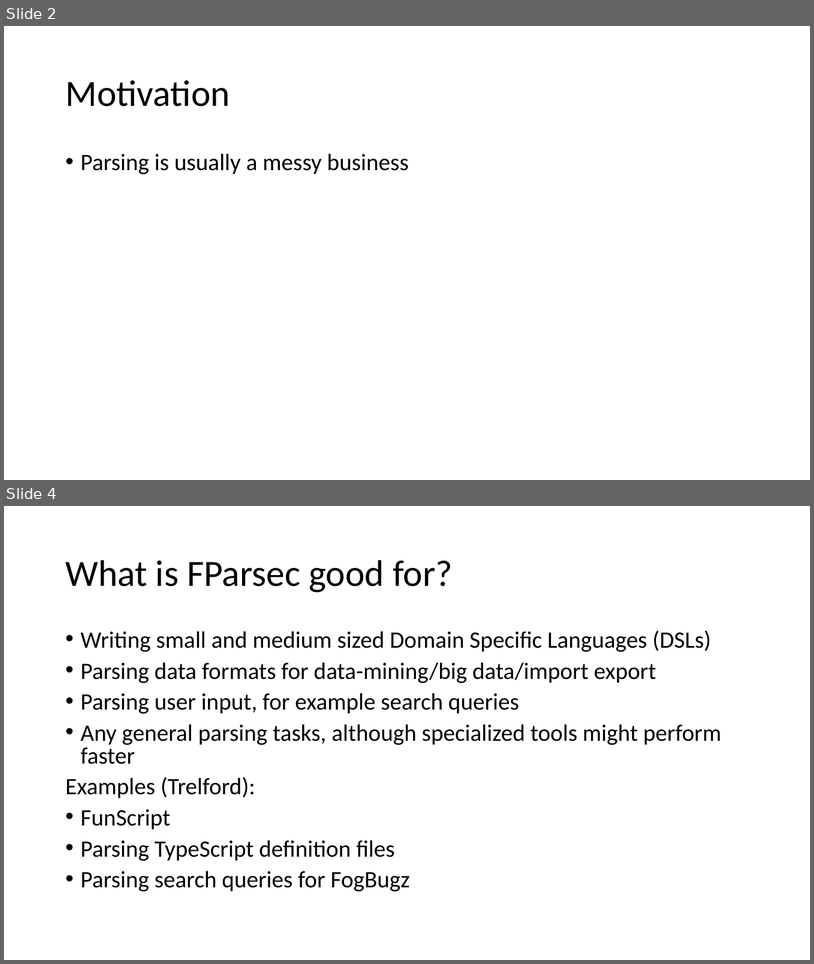
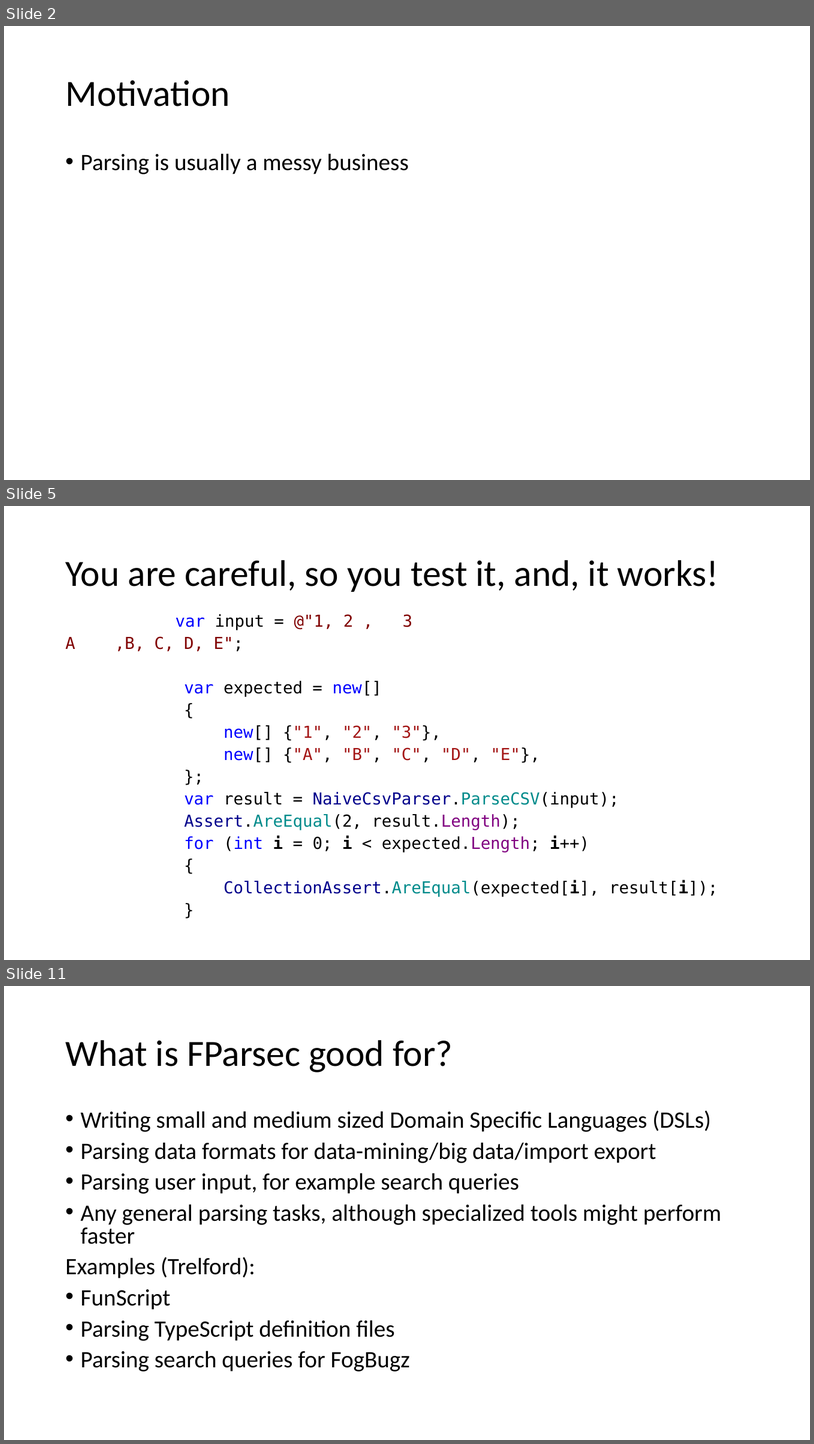
Before and after one commit to atiboros/PracticalFParsec, a slide deck: Slides/Practical FParsec V2.pptx. Shown one above the other, each under a label of ours: slides 2 and 4 before the commit, slides 2, 5 and 11 after it; the slides between them are not shown. The pictures are 814x964 and 814x1444 pixels, drawn with LibreOffice and Linux fonts; fonts in the diff are those of the drawing. Boxes give left, top, right and bottom in pixels: in the first picture for what was removed or moved away, otherwise in the second. Text is boxed around its words. In the diff, an @@ line names an element or a change of style, - is before the commit and + after.

```diff
--- a/Slides/Practical FParsec V2.pptx
+++ b/Slides/Practical FParsec V2.pptx
@@ slide 5 added at bbox=[4, 506, 810, 960], background #FFFFFF @@
@@ title added at bbox=[65, 560, 719, 592], 44 pt, text #000000 @@
+You are careful, so you test it, and, it works!
@@ text added at bbox=[115, 614, 718, 897], 19.6 pt, text #000000 @@
+var input = @"1, 2 , 3
+A ,B, C, D, E";
+var expected = new[]
+{
+new[] {"1", "2", "3"},
+new[] {"A", "B", "C", "D", "E"},
+};
+var result = NaiveCsvParser.ParseCSV(input);
+Assert.AreEqual(2, result.Length);
+for (int i = 0; i < expected.Length; i++)
+{
+CollectionAssert.AreEqual(expected[i], result[i]);
+}
@@ what was slide 4 is now slide 11 @@
```
Also in this commit, not shown: 3 slides changed, 7 other slides added, 2 slides removed, 2 other files.
